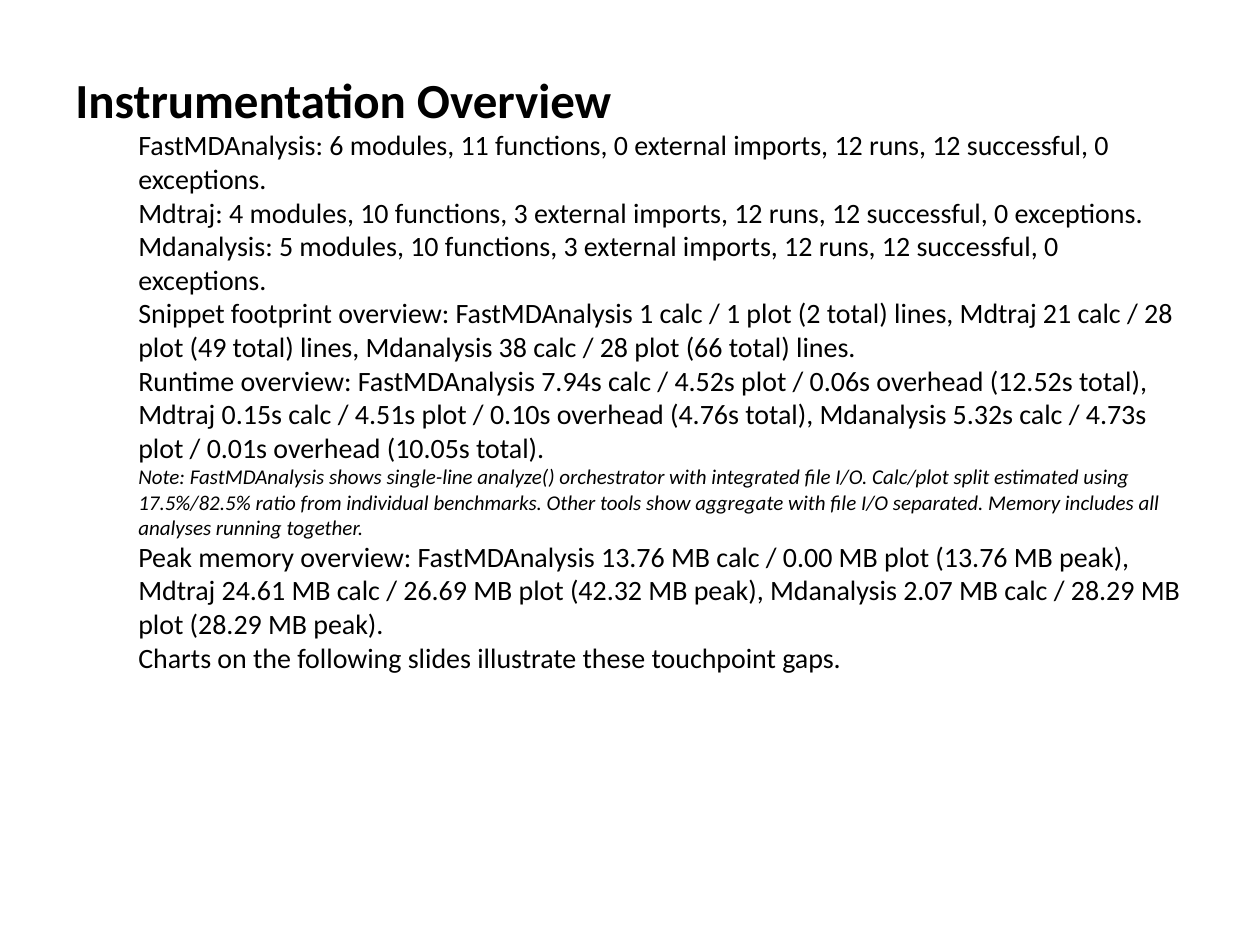
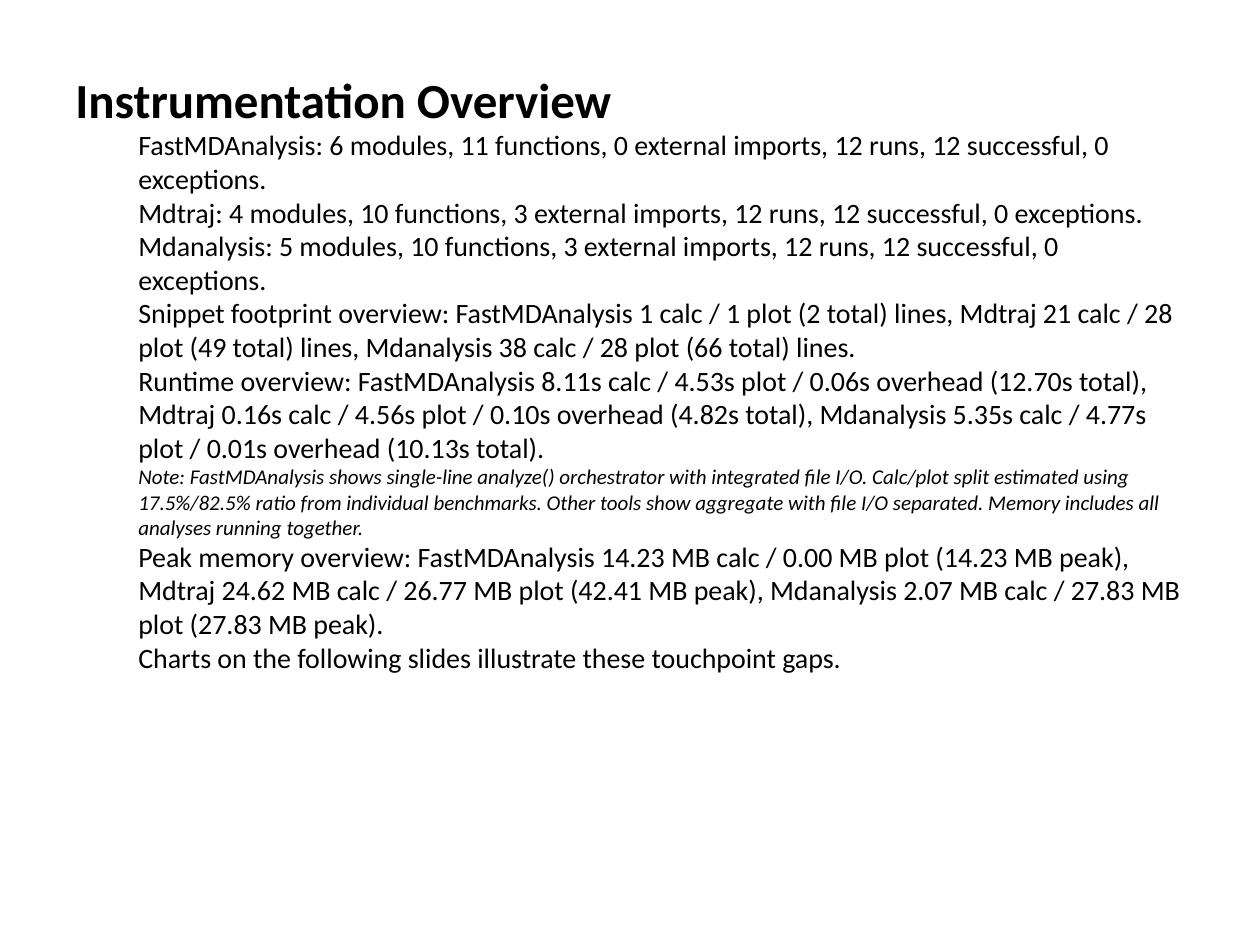
Before and after one commit to Paradoxicaly/FastMDAnalysis, a slide deck: slide 13 of slides/FastMDAnalysis_benchmarks_ubiquitin99_500.pptx. Drawn at 1260x945 pixels with LibreOffice and Linux fonts; fonts in the diff are those of the drawing. Boxes give left, top, right and bottom in pixels: in the first picture for what was removed or moved away, otherwise in the second. Text is boxed around its words. In the diff, an @@ line names an element or a change of style, - is before the commit and + after.

```diff
--- a/slides/FastMDAnalysis_benchmarks_ubiquitin99_500.pptx
+++ b/slides/FastMDAnalysis_benchmarks_ubiquitin99_500.pptx
@@ text at <box>138,370,1147,463</box>: text changed @@
-  Runtime overview: FastMDAnalysis 7.94s calc / 4.52s plot / 0.06s overhead (12.52s total), Mdtraj 0.15s calc / 4.51s plot / 0.10s overhead (4.76s total), Mdanalysis 5.32s calc / 4.73s plot / 0.01s overhead (10.05s total).
+  Runtime overview: FastMDAnalysis 8.11s calc / 4.53s plot / 0.06s overhead (12.70s total), Mdtraj 0.16s calc / 4.56s plot / 0.10s overhead (4.82s total), Mdanalysis 5.35s calc / 4.77s plot / 0.01s overhead (10.13s total).
@@ text at <box>138,546,1180,639</box>: text changed @@
-  Peak memory overview: FastMDAnalysis 13.76 MB calc / 0.00 MB plot (13.76 MB peak), Mdtraj 24.61 MB calc / 26.69 MB plot (42.32 MB peak), Mdanalysis 2.07 MB calc / 28.29 MB plot (28.29 MB peak).
+  Peak memory overview: FastMDAnalysis 14.23 MB calc / 0.00 MB plot (14.23 MB peak), Mdtraj 24.62 MB calc / 26.77 MB plot (42.41 MB peak), Mdanalysis 2.07 MB calc / 27.83 MB plot (27.83 MB peak).
```
Also in this commit, not shown: 5 other files.
